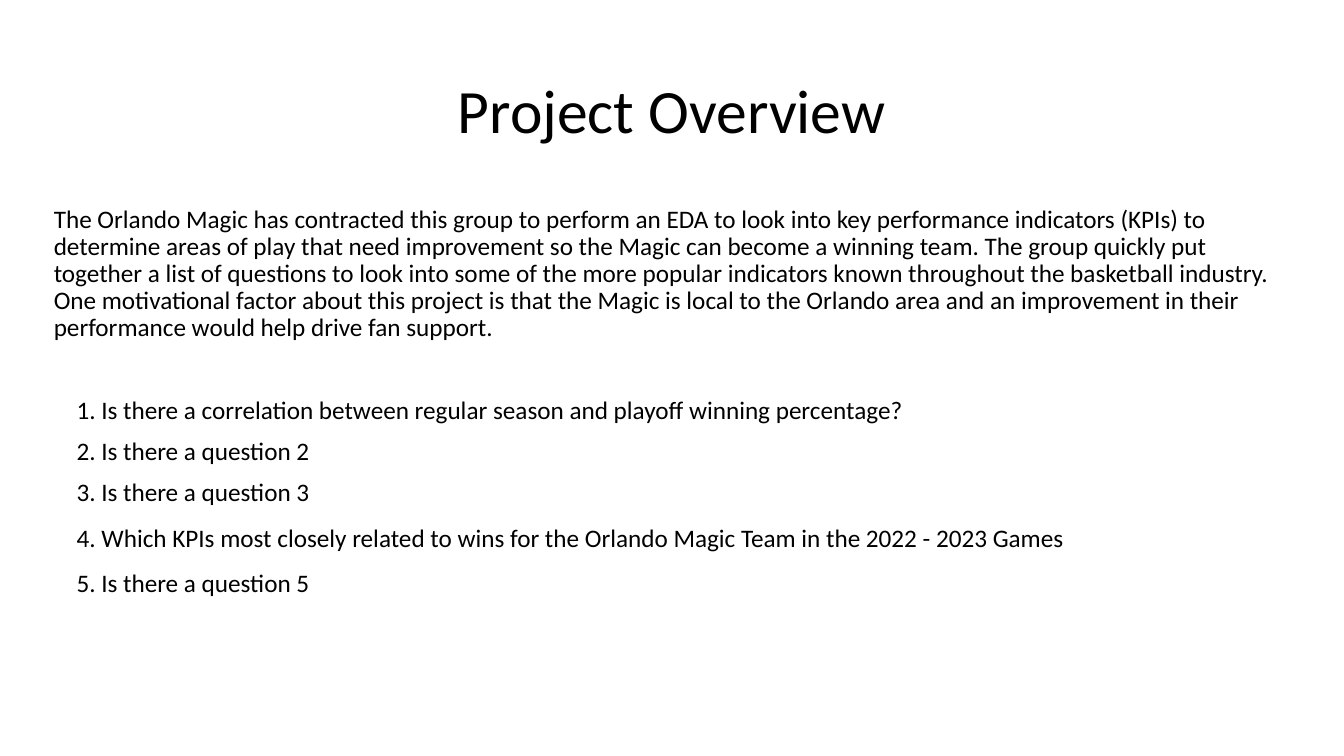
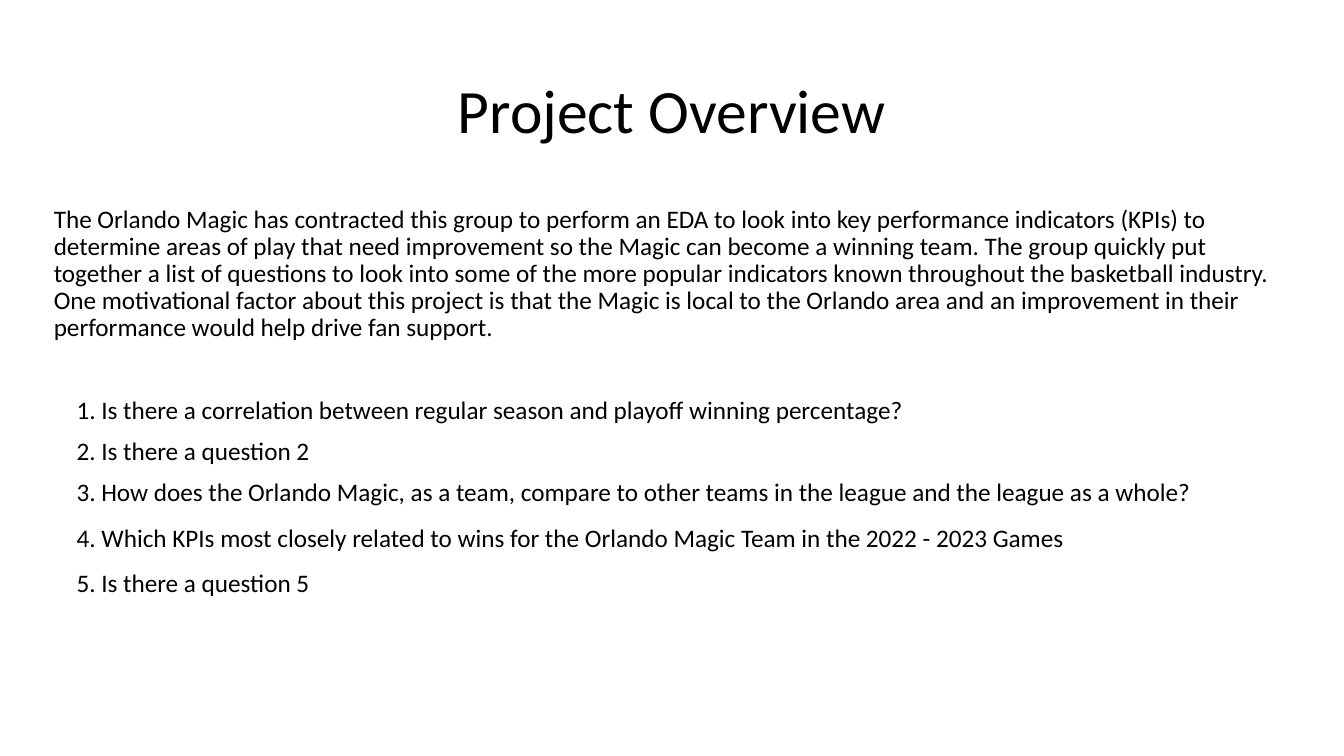
Before and after one commit to CandaceDoesData/Group_Project_1, a slide deck: slide 3 of mm_Group3_Project_1_Presentation.pptx. Drawn at 1344x756 pixels with LibreOffice and Linux fonts; fonts in the diff are those of the drawing. Boxes give left, top, right and bottom in pixels: in the first picture for what was removed or moved away, otherwise in the second. Text is boxed around its words. In the diff, an @@ line names an element or a change of style, - is before the commit and + after.

```diff
--- a/mm_Group3_Project_1_Presentation.pptx
+++ b/mm_Group3_Project_1_Presentation.pptx
@@ text at bbox=[77, 483, 1189, 506]: text changed @@
-3. Is there a question 3
+3. How does the Orlando Magic, as a team, compare to other teams in the league and the league as a whole?
```
Also in this commit, not shown: 9 slides added, 4 slides removed, 2 other files.
